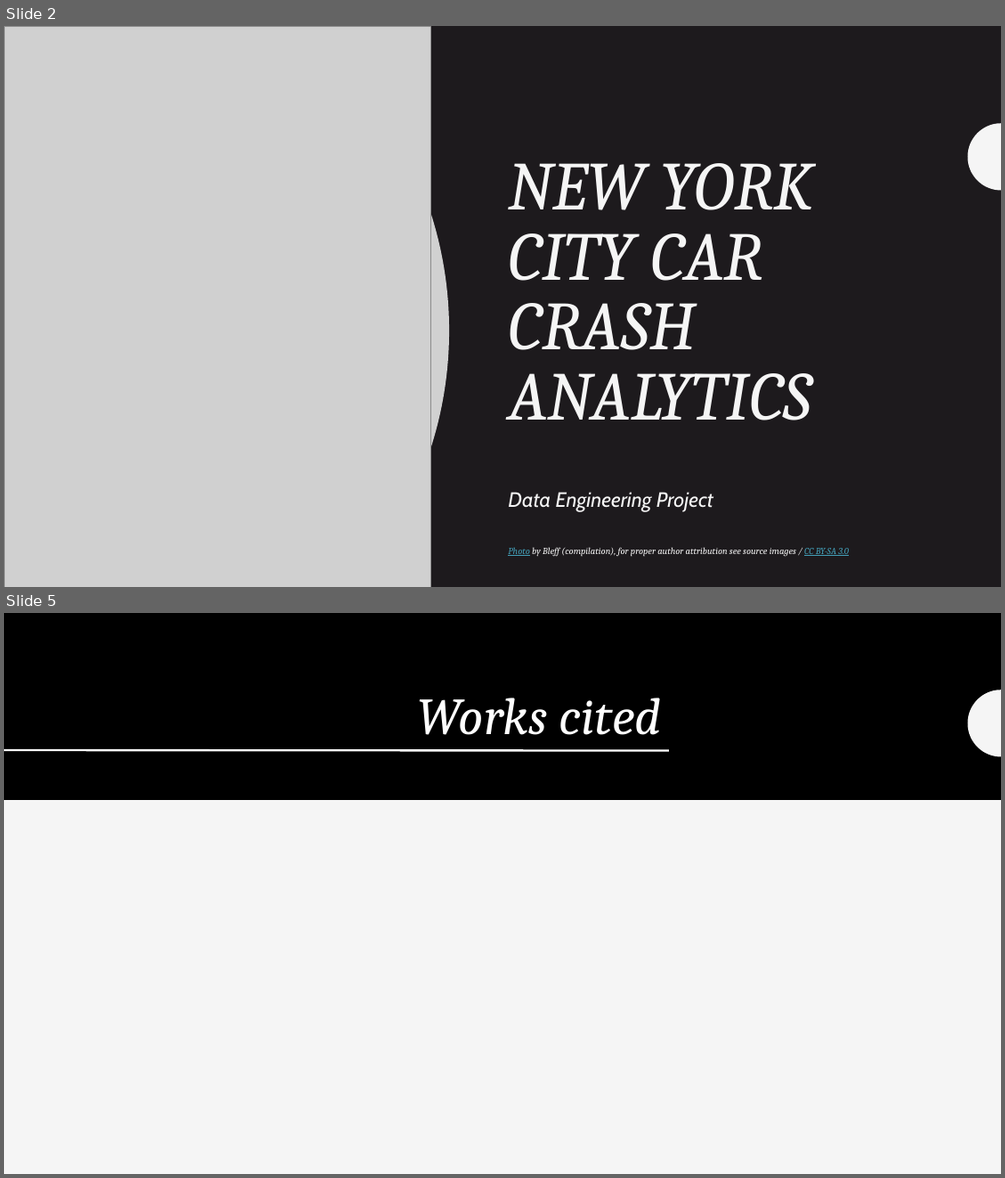
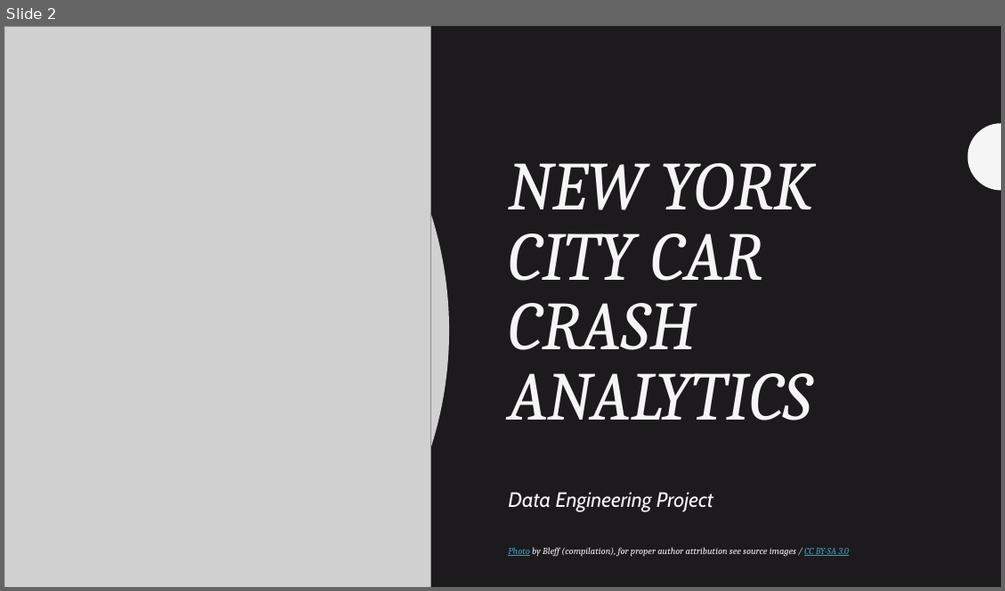
Before and after one commit to acquayefrank/nyc-crashes, a slide deck: documents/final_presentation.pptx. Shown one above the other, each under a label of ours: slides 2 and 5 before the commit, slide 2 after it; the slides between them are not shown. The pictures are 1005x1178 and 1005x591 pixels, drawn with LibreOffice and Linux fonts; fonts in the diff are those of the drawing; grey boxes stand for pictures. Boxes give left, top, right and bottom in pixels: in the first picture for what was removed or moved away, otherwise in the second. Text is boxed around its words. In the diff, an @@ line names an element or a change of style, - is before the commit and + after.

```diff
--- a/documents/final_presentation.pptx
+++ b/documents/final_presentation.pptx
@@ slide 5 removed at <box>4,613,1001,1174</box>, background #F5F5F5 @@
@@ rectangle removed at <box>4,613,1001,1174</box> @@
@@ rectangle removed at <box>4,613,1001,800</box> @@
@@ freeform shape removed at <box>968,690,1001,757</box> @@
@@ title removed at <box>418,698,661,735</box> @@
-Works cited
@@ line removed from (4, 750) to (669, 751) @@
@@ freeform shape removed at <box>968,1053,1001,1120</box> @@
@@ line removed from (4, 1120) to (372, 1120) @@
```
Also in this commit, not shown: 2 slides changed, 8 slides added, 4 other files.
